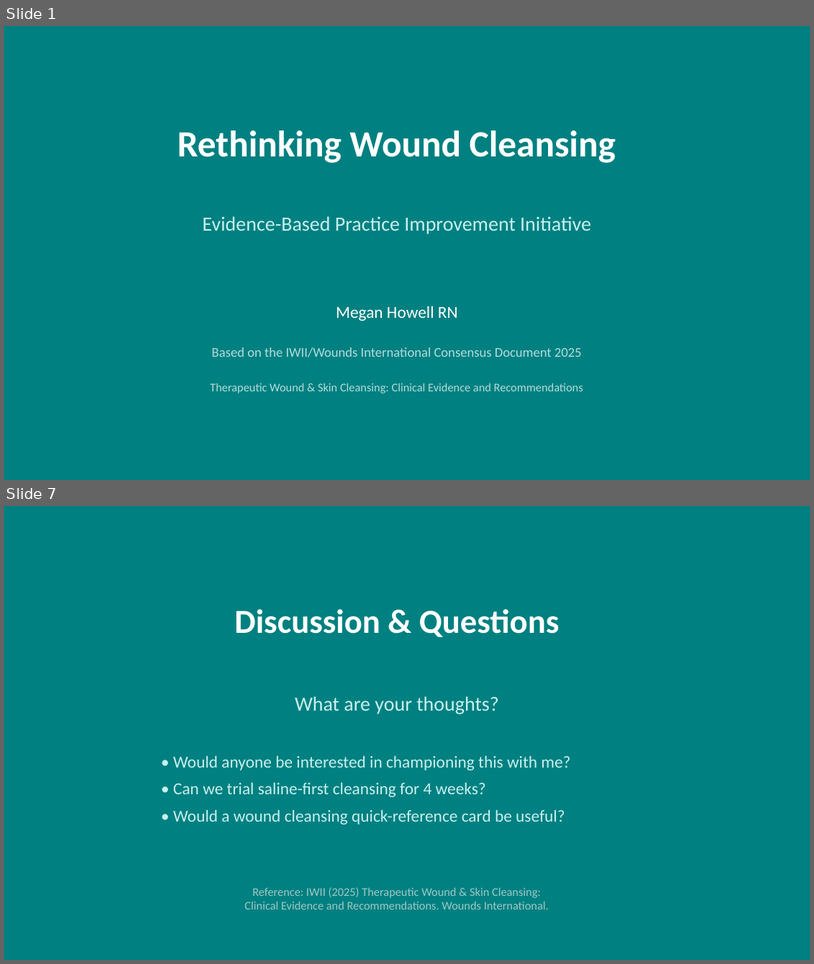
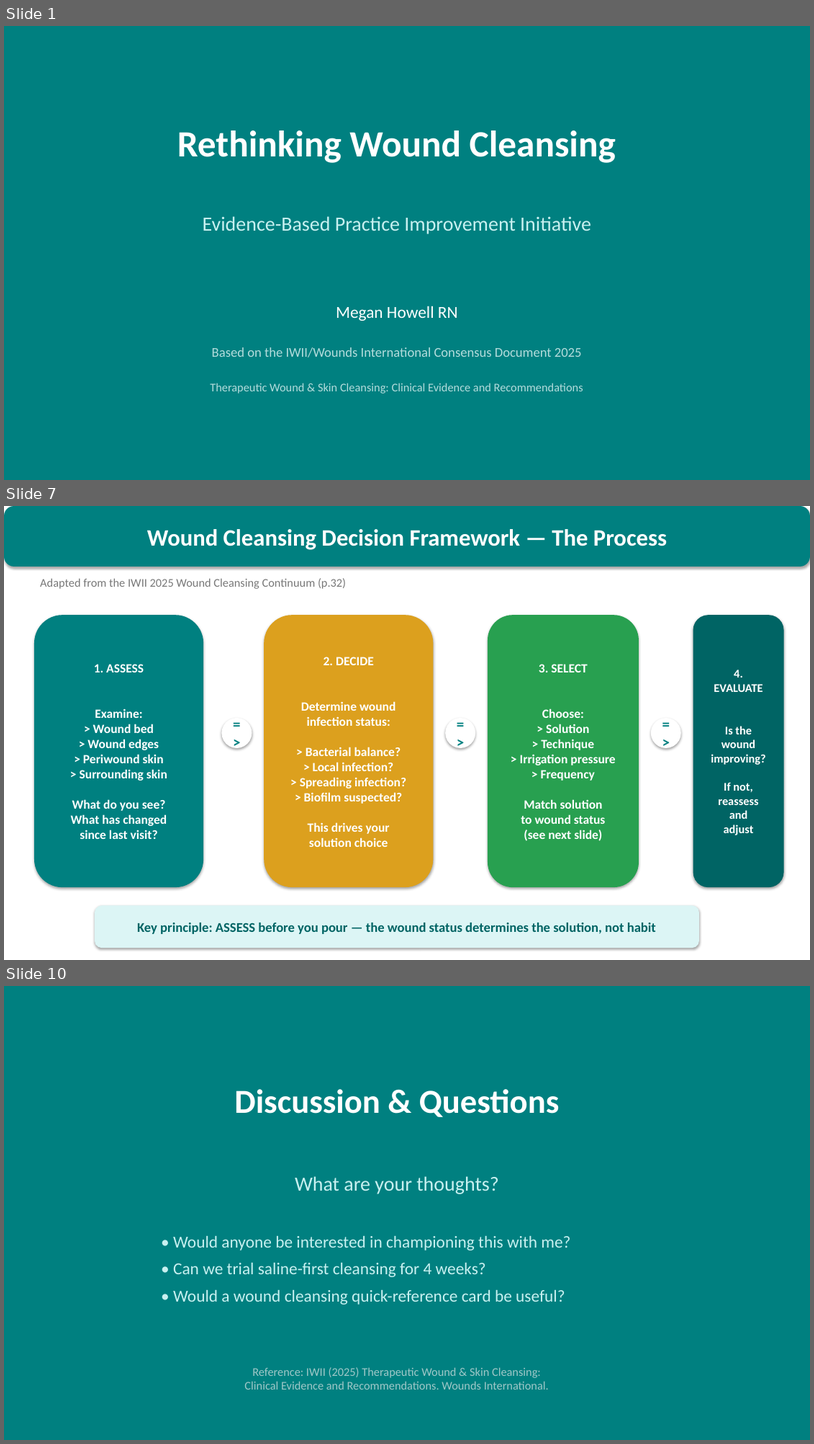
Before and after one commit to micjhowell-source/BeatLab, a slide deck: Wound_Cleansing_Presentation.pptx. Shown one above the other, each under a label of ours: slides 1 and 7 before the commit, slides 1, 7 and 10 after it; the slides between them are not shown. The pictures are 814x964 and 814x1444 pixels, drawn with LibreOffice and Linux fonts; fonts in the diff are those of the drawing. Boxes give left, top, right and bottom in pixels: in the first picture for what was removed or moved away, otherwise in the second. Text is boxed around its words. In the diff, an @@ line names an element or a change of style, - is before the commit and + after.

```diff
--- a/Wound_Cleansing_Presentation.pptx
+++ b/Wound_Cleansing_Presentation.pptx
@@ slide 7 added at [4,506,810,960], background #FFFFFF @@
@@ rounded rectangle added at [4,506,810,566], fill #008080, 28 pt, text #FFFFFF, bold @@
+Wound Cleansing Decision Framework — The Process
@@ text added at [40,578,346,589], 14 pt, text #787878 @@
+Adapted from the IWII 2025 Wound Cleansing Continuum (p.32)
@@ rounded rectangle added at [34,615,203,887], fill #008080, 15 pt, text #FFFFFF, bold @@
+1. ASSESS
+Examine:
+> Wound bed
+> Wound edges
+> Periwound skin
+> Surrounding skin
+What do you see?
+What has changed
+since last visit?
@@ rounded rectangle added at [264,615,434,887], fill #DCA01E, 15 pt, text #FFFFFF, bold @@
+2. DECIDE
+Determine wound
+infection status:
+> Bacterial balance?
+> Local infection?
+> Spreading infection?
+> Biofilm suspected?
+This drives your
+solution choice
@@ rounded rectangle added at [488,615,639,887], fill #28A050, 15 pt, text #FFFFFF, bold @@
+3. SELECT
+Choose:
+> Solution
+> Technique
+> Irrigation pressure
+> Frequency
+Match solution
+to wound status
+(see next slide)
@@ rounded rectangle added at [694,615,784,887], fill #006464, 14 pt, text #FFFFFF, bold @@
+4.
+EVALUATE
+Is the
+wound
+improving?
+If not,
+reassess
+and
+adjust
@@ ellipse added at [221,718,252,748], fill #FFFFFF, 18 pt, text #008080, bold @@
+=>
@@ ellipse added at [445,718,476,748], fill #FFFFFF, 18 pt, text #008080, bold @@
+=>
@@ ellipse added at [651,718,682,748], fill #FFFFFF, 18 pt, text #008080, bold @@
+=>
@@ rounded rectangle added at [95,906,700,947], fill #DCF5F5, 16 pt, text #006464, bold @@
+Key principle: ASSESS before you pour — the wound status determines the solution, not habit
@@ what was slide 7 is now slide 10 @@
```
Also in this commit, not shown: 5 slides changed, 2 other slides added, 1 other file.
